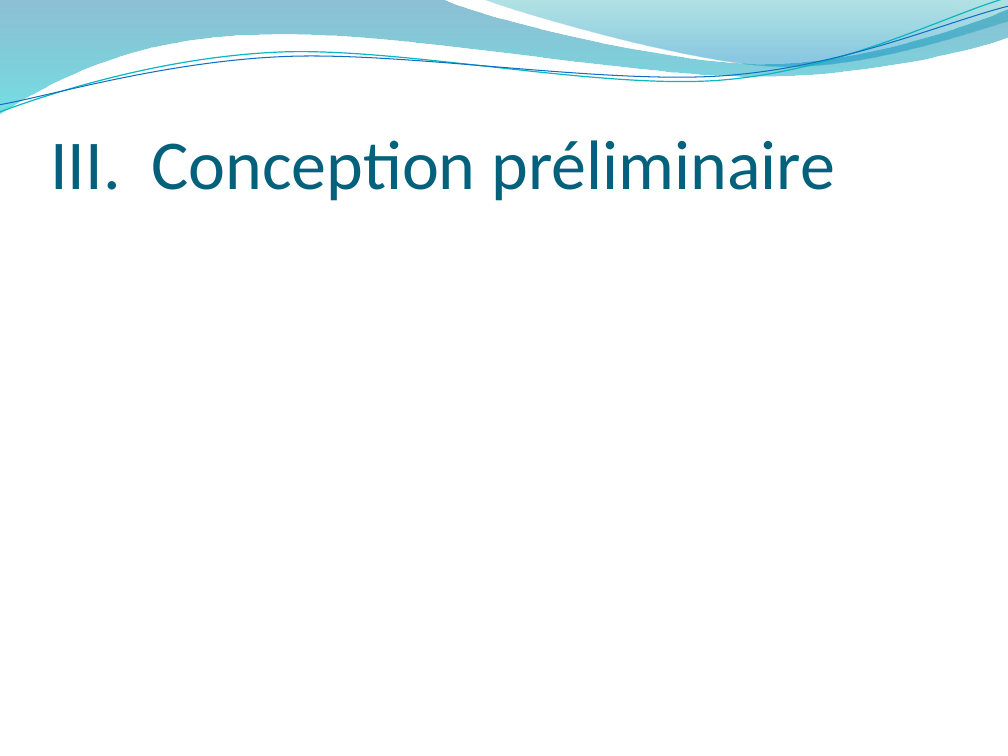
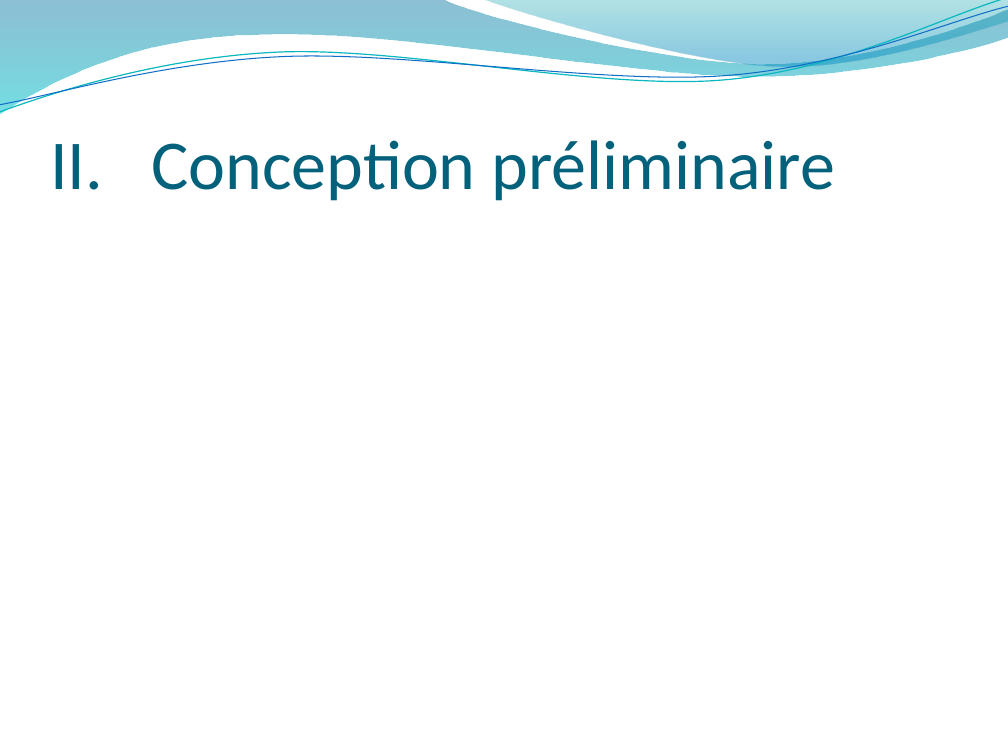
Before and after one commit to BTS2-Projet-1/BTS2-Projet-1.github.io, a slide deck: slide 5 of DossiersProjet_Locker_Control/[HOUDAYER_Pierre]_Rapport_Personel/[HOUDAYER]_SoutenanceDeProjet.pptx. Drawn at 1008x756 pixels with LibreOffice and Linux fonts; fonts in the diff are those of the drawing; background and template pictures are left out. Boxes give left, top, right and bottom in pixels: in the first picture for what was removed or moved away, otherwise in the second. Text is boxed around its words. In the diff, an @@ line names an element or a change of style, - is before the commit and + after.

```diff
--- a/DossiersProjet_Locker_Control/[HOUDAYER_Pierre]_Rapport_Personel/[HOUDAYER]_SoutenanceDeProjet.pptx
+++ b/DossiersProjet_Locker_Control/[HOUDAYER_Pierre]_Rapport_Personel/[HOUDAYER]_SoutenanceDeProjet.pptx
@@ title at [50,140,835,201]: text changed @@
-III. Conception préliminaire
+II. Conception préliminaire
```
Also in this commit, not shown: 6 other slides changed, 1 slide added, 1 slide removed, 2 other files.
